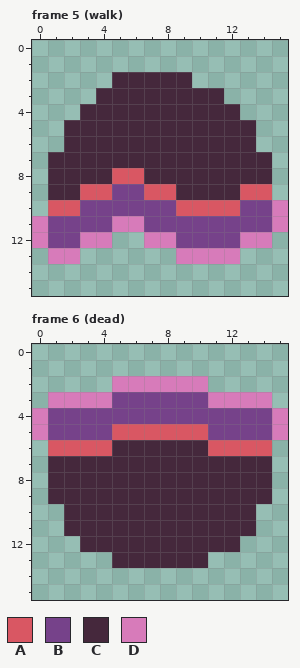
Pixel-art file, stored at entities/enemies/slim/slim.aseprite. Above, as it was before the edit.
16x16 pixels, 6 frames. Shown: frame 5 (walk), frame 6 (dead). The commit also changed other frames, which this record leaves out.
Palette (. is transparent): A #d95763  B #76428a  C #45283c  D #d77bba
Pixels before, frame 5 (walk), first column x 0:
 2 .....CCCCC......
 3 ....CCCCCCCC....
 4 ...CCCCCCCCCC...
 5 ..CCCCCCCCCCCC..
 6 ..CCCCCCCCCCCC..
 7 .CCCCCCCCCCCCCC.
 8 .CCCCAACCCCCCCC.
 9 .CCAABBAACCCCAA.
10 .AABBBBBBAAAABBD
11 DBBBBDDBBBBBBBBD
12 DBBDD..DDBBBBDD.
13 .DD......DDDD...
Pixels before, frame 6 (dead), first column x 0:
 2 .....DDDDDD.....
 3 .DDDDBBBBBBDDDD.
 4 DBBBBBBBBBBBBBBD
 5 DBBBBAAAAAABBBBD
 6 .AAAACCCCCCAAAA.
 7 .CCCCCCCCCCCCCC.
 8 .CCCCCCCCCCCCCC.
 9 .CCCCCCCCCCCCCC.
10 ..CCCCCCCCCCCC..
11 ..CCCCCCCCCCCC..
12 ...CCCCCCCCCC...
13 .....CCCCCC.....
New version:
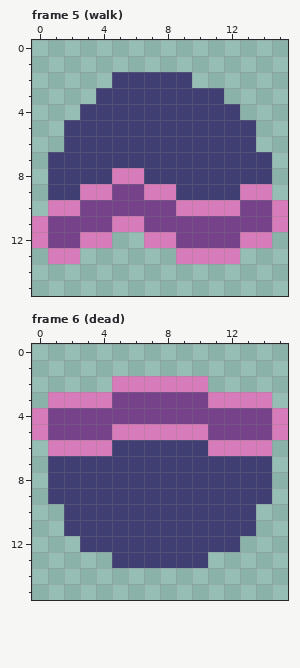
The exact change:
colour C: #45283c -> #3f3f74
Changed rows in their new state; - is a pixel that keeps its letter.
Frame 5 (walk):
first column x 1:
 8 ----DD--------
 9 --DD--DD----DD
10 DD------DDDD--
Frame 6 (dead):
first column x 1:
 5 ----DDDDDD----
 6 DDDD------DDDD
Pixel boxes of the changes (left, top, right, bottom) in both pictures:
changed: (48, 72, 272, 216)
changed: (48, 424, 272, 568)
